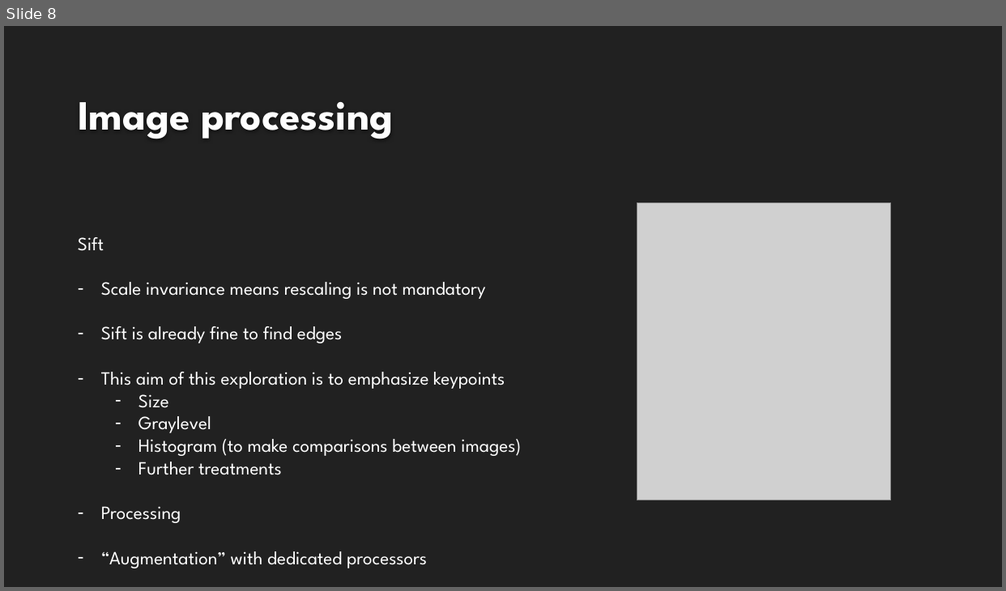
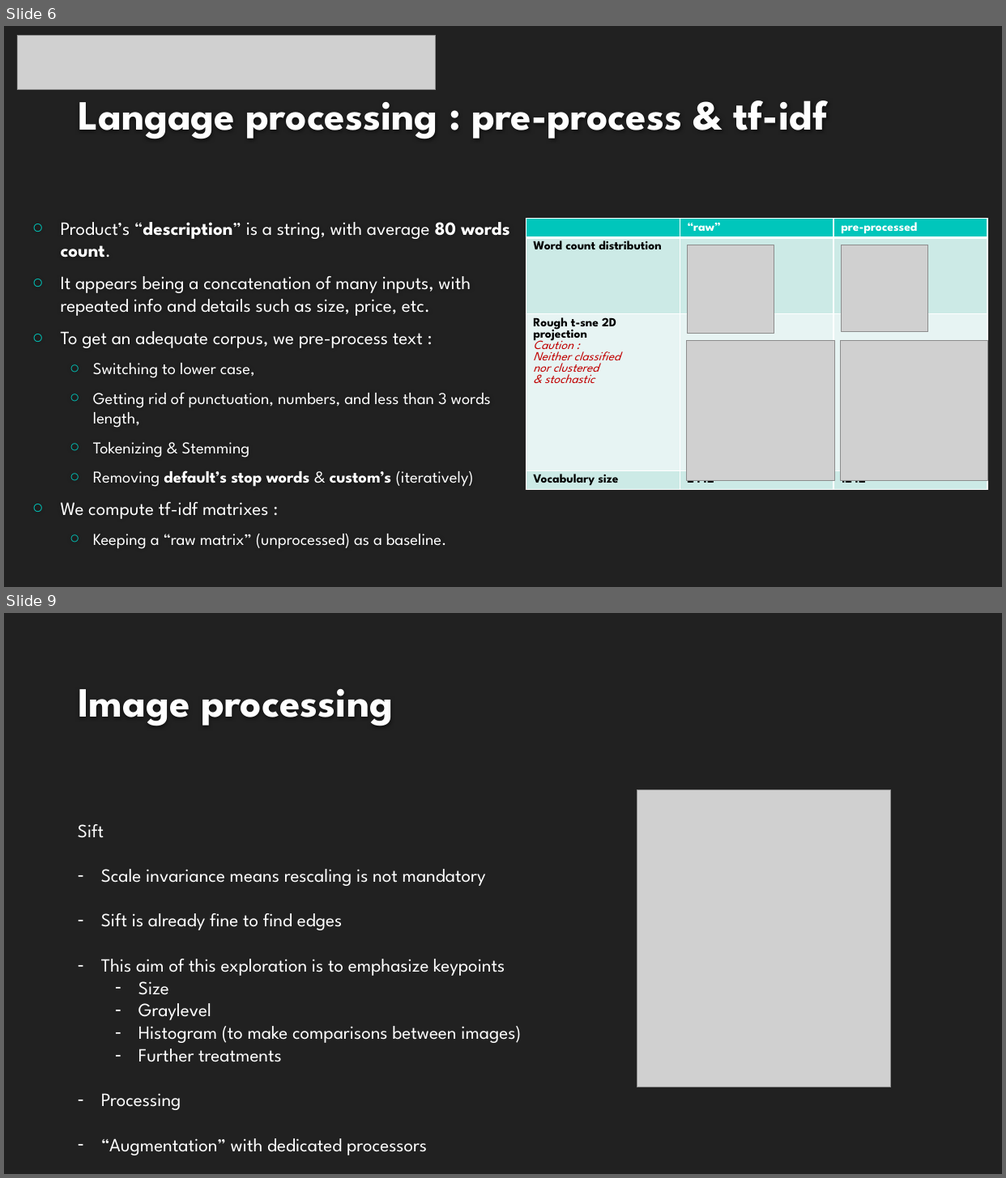
Before and after one commit to EtienneLardeur/P6_ClassificationEngine, a slide deck: P6_02_Support.pptx. Shown one above the other, each under a label of ours: slide 8 before the commit, slides 6 and 9 after it; the slides between them are not shown. The pictures are 1006x591 and 1006x1178 pixels, drawn with LibreOffice and Linux fonts; fonts in the diff are those of the drawing; grey boxes stand for pictures; background and template pictures are left out. Boxes give left, top, right and bottom in pixels: in the first picture for what was removed or moved away, otherwise in the second. Text is boxed around its words. In the diff, an @@ line names an element or a change of style, - is before the commit and + after.

```diff
--- a/P6_02_Support.pptx
+++ b/P6_02_Support.pptx
@@ slide 6 added at bbox=[4, 26, 1002, 587], background #212121 @@
@@ picture added at bbox=[18, 35, 436, 90] @@
@@ title added at bbox=[78, 88, 827, 139], 40 pt, text #FEFEFE, bold @@
+Langage processing : pre-process & tf-idf
@@ table added at bbox=[526, 219, 988, 517], 4 rows, 3 columns @@
+ | “raw” | pre-processed
+Word count distribution |  | 
+Rough t-sne 2D projection / Caution : / Neither classified / nor clustered / & stochastic |  | 
+Vocabulary size | 2442 | 1242
@@ text added at bbox=[61, 222, 509, 549], 18 pt, text #FFFFFF @@
+○ Product’s “description” is a string, with average 80 words count.
+○ It appears being a concatenation of many inputs, with repeated info and details such as size, price, etc.
+○ To get an adequate corpus, we pre-process text :
+  ○ Switching to lower case,
+  ○ Getting rid of punctuation, numbers, and less than 3 words length,
+  ○ Tokenizing & Stemming
+  ○ Removing default’s stop words & custom’s (iteratively)
+○ We compute tf-idf matrixes :
+  ○ Keeping a “raw matrix” (unprocessed) as a baseline.
@@ picture added at bbox=[687, 245, 774, 334] @@
@@ picture added at bbox=[842, 245, 928, 331] @@
@@ picture added at bbox=[686, 341, 835, 481] @@
@@ picture added at bbox=[841, 341, 988, 481] @@
@@ what was slide 8 is now slide 9 @@
```
Also in this commit, not shown: 1 slide changed, 3 other slides added, 1 slide removed.
